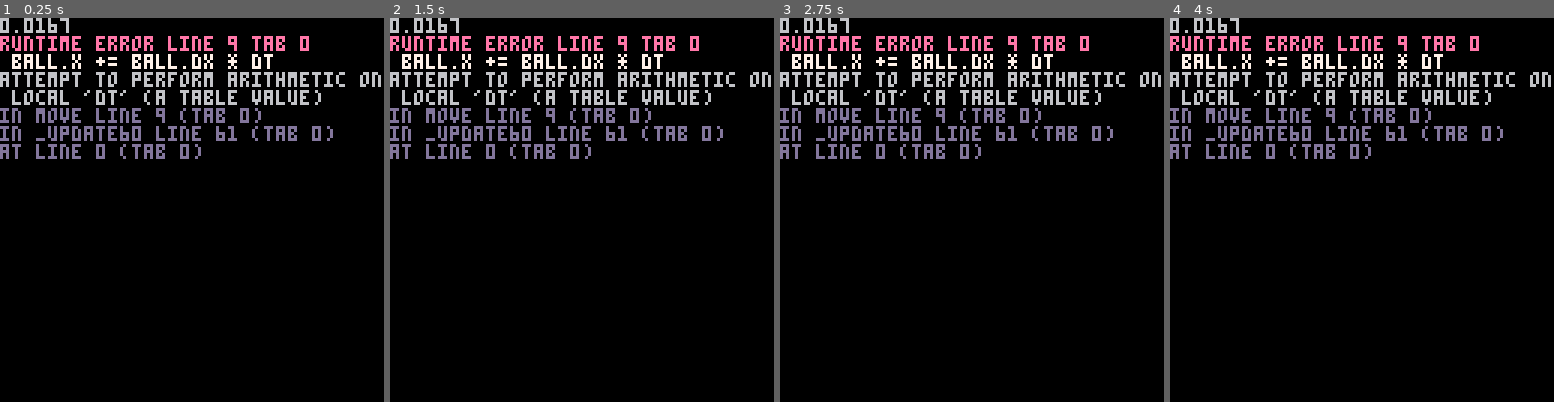
Above: before the commit, frames 1-4 (left to right).
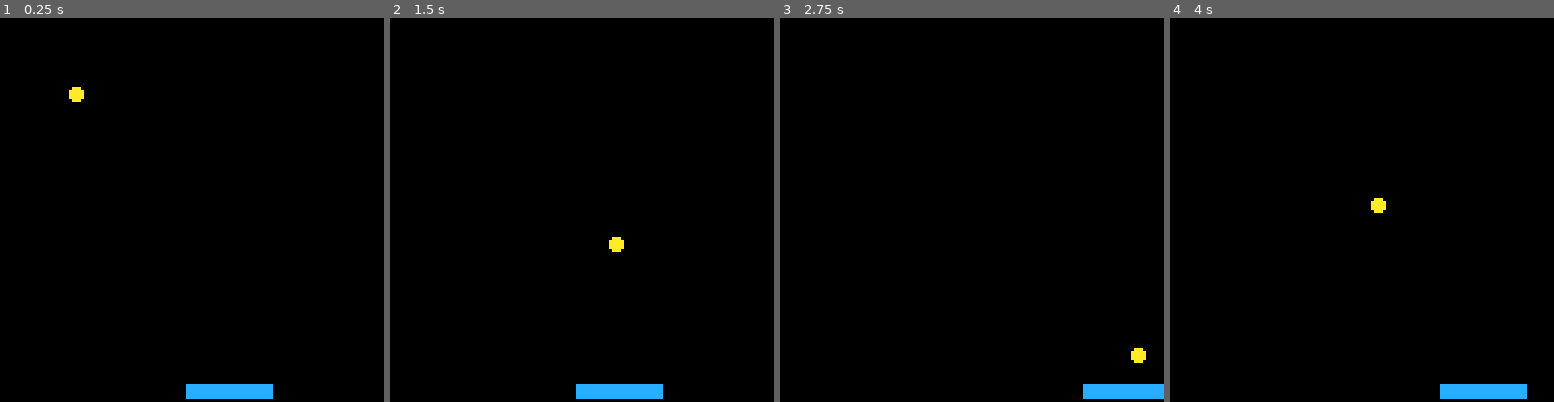
Above: after the commit, the same moments.

Repository: edassis/pico8_projects
Game: PICO-8 cartridge hero.p8
Two runs of this game, one before a commit and one after it. Both use one fixed random seed, a clock stepped at 60 frames per second and the inputs below.
Inputs:
- Up to frame 1 (0.25 s): no input
- Up to frame 2 (1.5 s): no input
- Up to frame 3 (2.75 s): hold Right 1.6-2.1 s; hold Right from 2.47 s (still down)
- Up to frame 4 (4 s): release Right at 3.03 s; hold Left 3.08-3.58 s

The runs differ from the first frame. In frame 1, 9.3% of the frame differs, in the area x 0-100%, y 0-100%; in frame 2, 9.3%; in frame 3, 9.2%; in frame 4, 9.3%.
Error before the commit: runtime error line 9 tab 0; ball.x += ball.dx * dt; attempt to perform arithmetic on local 'dt' (a table value)

Commit message:
Fix collision

Diff:
--- a/hero.p8
+++ b/hero.p8
@@ -1,45 +1,45 @@
 pico-8 cartridge // http://www.pico-8.com
 version 33
 __lua__
-ball={x=15,y=15,dx=2,dy=2,r=2}
+ball={x=15,y=15,dx=40,dy=40,r=2}
 
-pad={x=62,y=122,w=28,h=4,sp=5}
+pad={x=62,y=122,w=28,h=4,sp=50}
 
 --running time
 rt=0
 
-function ball.move(dt)
-	ball.x += ball.dx * dt
-	ball.y += ball.dy * dt
+function ball:move(dt)
+	self.x += self.dx * dt
+	self.y += self.dy * dt
 end
 
-function ball.collision()
+function ball:collision()
 	--margin
 	local marg = 6
 
 	-- right/left side
-	if ball.x > 128-marg or
-			ball.x < 0+marg then
-		ball.dx *= -1
+	if self.x > 128-marg or
+			self.x < 0+marg then
+		self.dx *= -1
 	end
 
 	-- up
-	if ball.y < 0+marg then
-		ball.dy *= -1
+	if self.y < 0+marg then
+		self.dy *= -1
 	end
 
 	-- paddle
-	if pget(ball.x,ball.y+ball.r+1)
-			== 12 then
-		ball.dy *= -1
+  if pget(self.x,self.y+self.r+1)
+      == 12 then
+    if (self.dy>0) self.dy *= -1
 	end
 end
 
-function pad.move(dt)
+function pad:move(dt)
 	--left
-	if (btn(0)) pad.x -=pad.sp * dt
+	if (btn(0)) self.x -=self.sp*dt
 	--right
-	if (btn(1)) pad.x +=pad.sp * dt
+	if (btn(1)) self.x +=self.sp*dt
 end
 
 function game()
@@ -57,22 +57,21 @@
 end
 
 function _update60()
-	cls()
- local dt = t() - rt
-	rt += dt
-	?dt
-	ball:move(dt)
-	--pad:move(dt)
+  local dt = t() - rt
+  rt += dt
 
-	ball:collision()
+  ball:move(dt)
+  pad:move(dt)
+
+  ball:collision()
 end
 
 function _draw()
-	--cls()
+ cls()
  circfill(ball.x,ball.y,
-		ball.r,10)
-	rect(pad.x,pad.y,pad.x+pad.w,
-		pad.y+pad.h,12)
+  ball.r,10)
+ rectfill(pad.x,pad.y,pad.x+pad.w,
+  pad.y+pad.h,12)
 end
 __gfx__
 00000000000000000000000000000000000000000000000000000000000000000000000000000000000000000000000000000000000000000000000000000000
